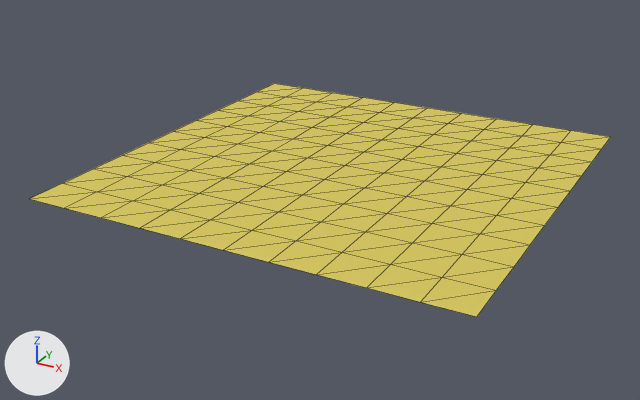
The OBJ model medium_renderer/medium_renderer/models/plane/plane.obj: old version first, new version second.
Both versions are drawn from a camera (50 mm lens) standing at (17.6, -34.4, 15.2) and looking at (-0.7, -1.1, -1.5). Lighting does not change. The marker at lower left points along +X, +Y and +Z. Mesh edges are drawn as thin lines. Where no turn or scale is listed for an object, it has been applied to the vertices.
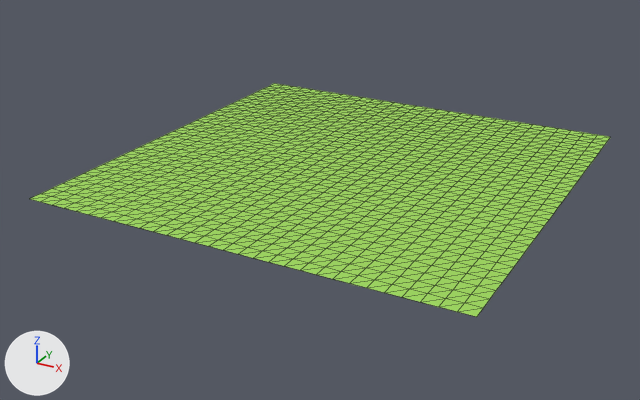
What changed in the scene script:
```text
Add mat_wire_088177027:
    mat_wire_088177027 = principled_material('wire_088177027')
    mat_wire_088177027.base_color = (0.345, 0.694, 0.106)  # green #9fd95c
    mat_wire_088177027.roughness = 0.821
Change me_plane001:
    used by ob_plane001; location = (0.0, 0.0, 0.0)
    remove me_plane001.from_pydata(...)  # 121 vertices, 200 faces; spans x -10.0..10.0, y -10.0..10.0, z 0.0
    remove me_plane001.materials.append(mat_wire_177148027)  # yellow #d9c85c
    add me_plane001.from_pydata(...)  # 961 vertices, 1800 faces; spans x -10.0..10.0, y -10.0..10.0, z 0.0
    me_plane001 part 1: 840 vertices added at x -10.0..10.0, y -10.0..10.0, z 0.0
    add me_plane001.materials.append(mat_wire_088177027)  # green #9fd95c
```

Changed parts and their boxes [x1, y1, x2, y2] in the pictures (640 x 400 px):
part 1 of me_plane001, added (green): after [30, 83, 610, 317]
